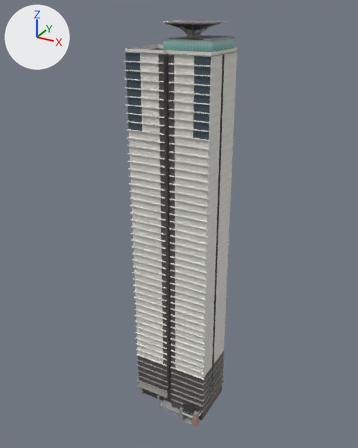
Two versions of the FBX model cs2-kit/projects/exllu-103/output/import_test_no_glass/HighriseTower103_L1_5x4/HighriseTower103_L1_5x4_LOD1.fbx, one commit apart.
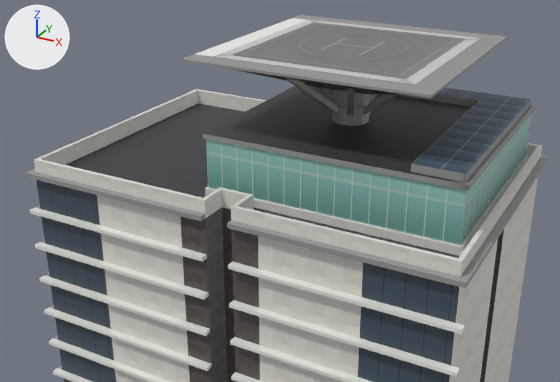
There are two pictures of each version: one whole from a camera (50 mm lens) standing at (85.6, -155.6, 163.7) and looking at (-1.1, 2.0, 84.9), one close up from a camera (50 mm lens) standing at (25.4, -46.4, 171.3) and looking at (2.0, -4.0, 150.1). The lights are fixed; the arrows at upper left show +X, +Y and +Z. The first two pictures are the older version. Where no turn or scale is listed for an object, it has been applied to the vertices. Vertices at exactly the same position are counted once.

Names of what the first close-up shows: 'HighriseTower103_L1_5x4_LOD1'.
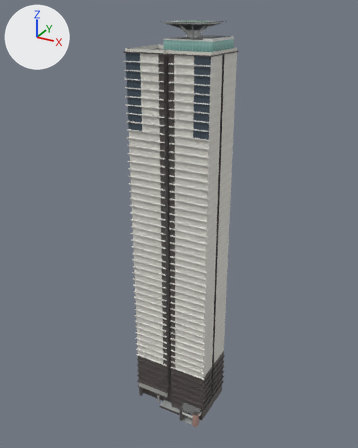
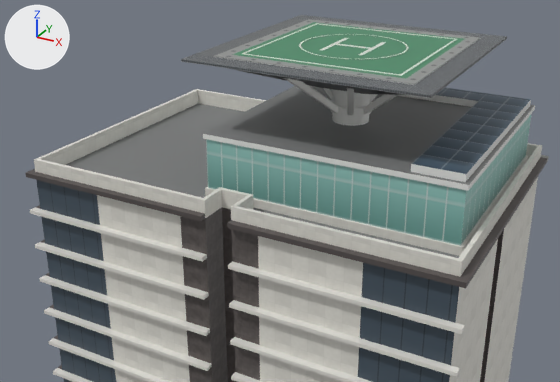
The change, as a list of edits to the scene's bpy script:
```text
Change me_highrisetower103_l1_5x4_lod1:
    used by ob_highrisetower103_l1_5x4_lod1; location = (0.0, 0.0, 0.0)
    remove me_highrisetower103_l1_5x4_lod1.from_pydata(...)  # 9897 vertices, 8355 faces; spans x -17.0..17.0, y -13.0..13.0, z 0.0..159.0
    add me_highrisetower103_l1_5x4_lod1.from_pydata(...)  # 9953 vertices, 8383 faces; spans x -17.0..17.0, y -13.0..13.0, z 0.0..159.0
    me_highrisetower103_l1_5x4_lod1 part 1
    56 vertices are added at x -2.0..11.0, y -5.0..9.0, z 159.0
    28 new faces join them
    me_highrisetower103_l1_5x4_lod1 part 2: 2112 kept faces spanning x -17.0..17.0, y -13.0..13.0, z 0.0..159.0 get new texture (UV) coordinates
```

Location of each change, (x1, y1, x2, y2) in pixels of the close-ups (560 x 382 px):
part 1 of me_highrisetower103_l1_5x4_lod1, added
    after: (215, 19, 480, 84)
part 2 of me_highrisetower103_l1_5x4_lod1, surface changed
    both: (26, 15, 549, 372)
